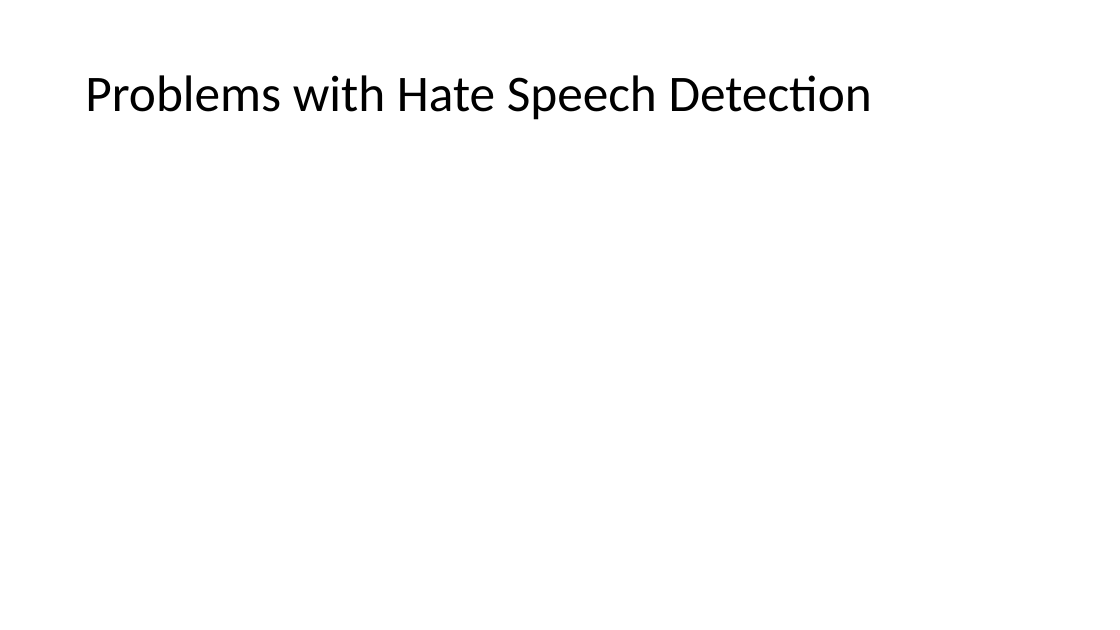
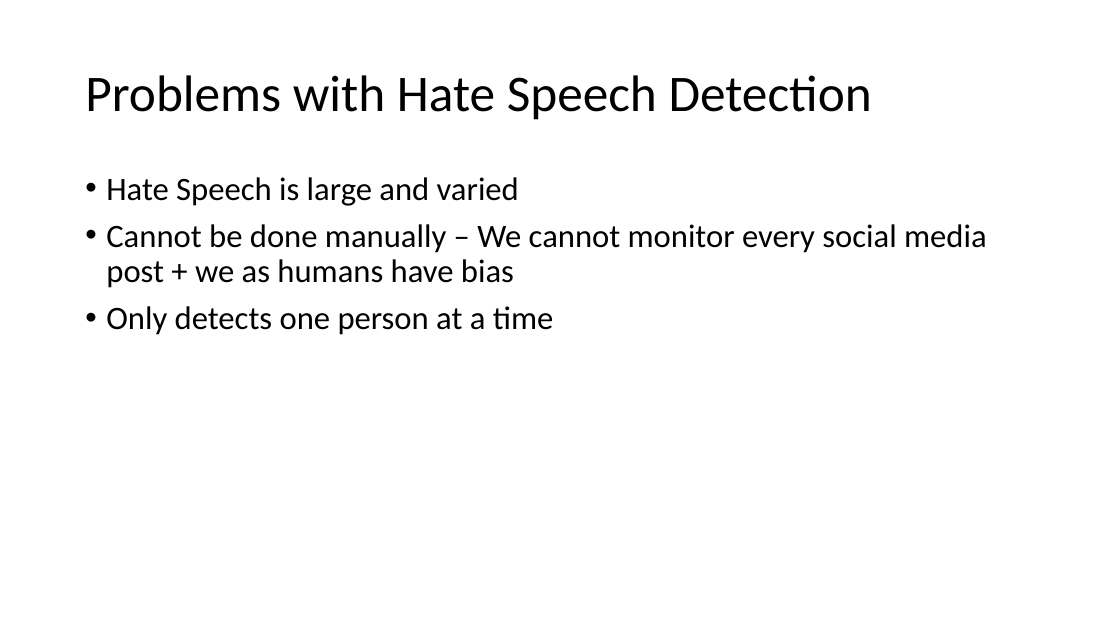
Before and after one commit to JeetendraJoshi/final_year_project, a slide deck: slide 4 of FYP Presentation.pptx. Drawn at 1120x630 pixels with LibreOffice and Linux fonts; fonts in the diff are those of the drawing. Boxes give left, top, right and bottom in pixels: in the first picture for what was removed or moved away, otherwise in the second. Text is boxed around its words. In the diff, an @@ line names an element or a change of style, - is before the commit and + after.

```diff
--- a/FYP Presentation.pptx
+++ b/FYP Presentation.pptx
@@ text added at (106, 177, 987, 335), 28 pt, text #000000 @@
+• Hate Speech is large and varied
+• Cannot be done manually – We cannot monitor every social media post + we as humans have bias
+• Only detects one person at a time
```
Also in this commit, not shown: 2 other slides changed, 13 slides added, 3 slides removed, 1 other file.
